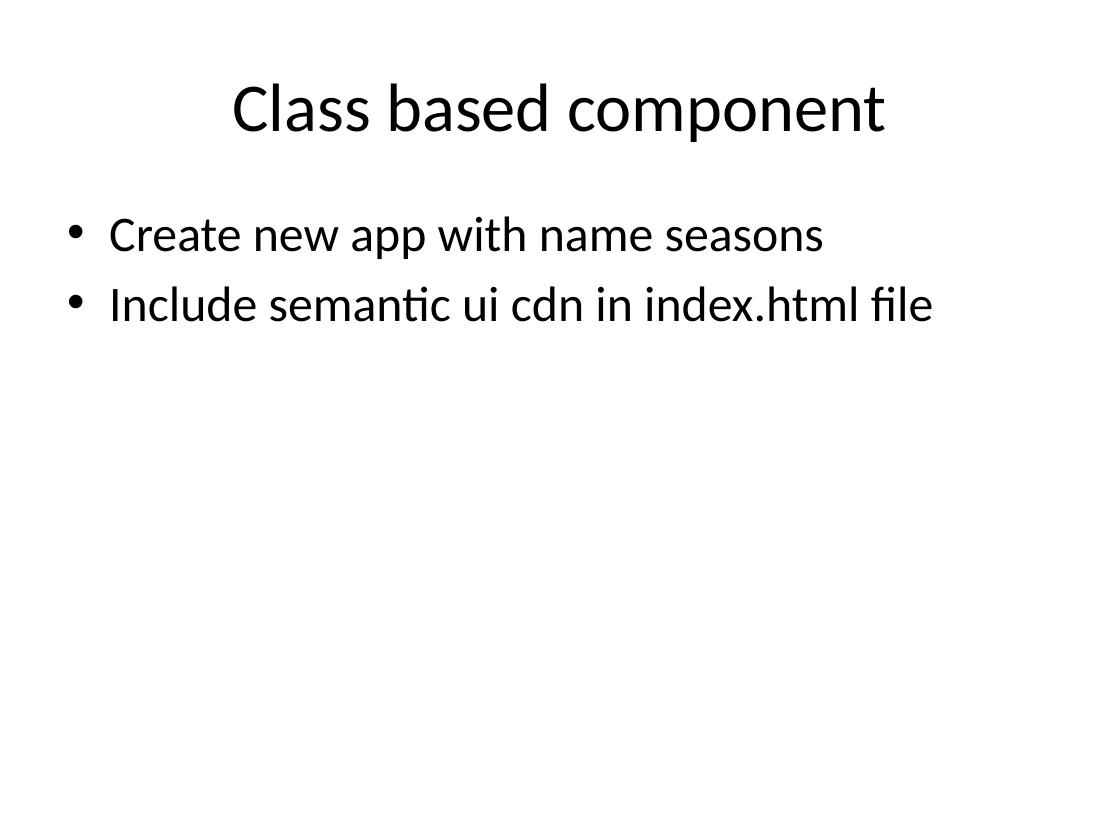
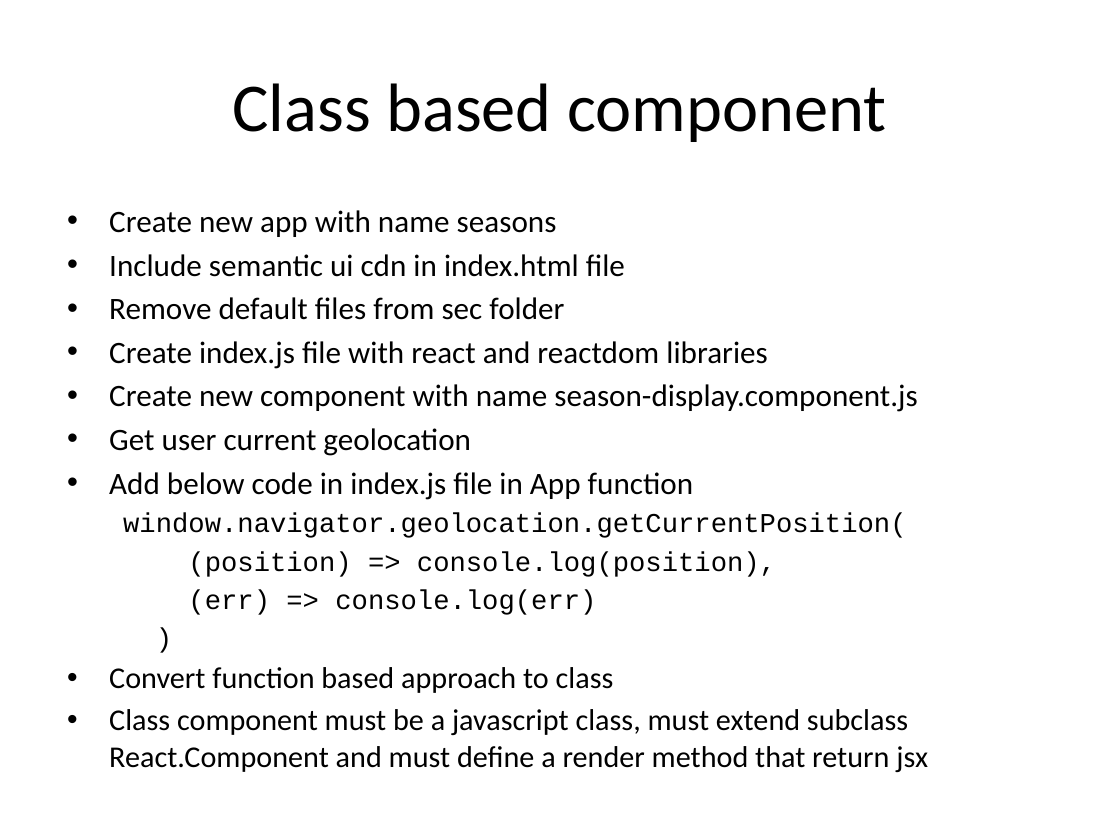
Before and after one commit to chetanbakshi/reactjs, a slide deck: slide 8 of reactjs.pptx. Drawn at 1120x840 pixels with LibreOffice and Linux fonts; fonts in the diff are those of the drawing. Boxes give left, top, right and bottom in pixels: in the first picture for what was removed or moved away, otherwise in the second. Text is boxed around its words. In the diff, an @@ line names an element or a change of style, - is before the commit and + after.

Commit message:
Created Seasons project with functiona based component

```diff
--- a/reactjs.pptx
+++ b/reactjs.pptx
@@ text at box(109, 210, 625, 277): size 32 to 20 pt in "Create new app with name seasons", "Include semantic ui cdn in index.html file"; less space between paragraphs @@
@@ text at box(109, 297, 928, 772): paragraphs added @@
+• Remove default files from sec folder
+• Create index.js file with react and reactdom libraries
+• Create new component with name season-display.component.js
+• Get user current geolocation
+• Add below code in index.js file in App function
+  window.navigator.geolocation.getCurrentPosition(
+  (position) => console.log(position),
+  (err) => console.log(err)
+  )
+• Convert function based approach to class
+• Class component must be a javascript class, must extend subclass React.Component and must define a render method that return jsx
```
Also in this commit, not shown: 1 slide added, 1 slide removed, 11 other files.
